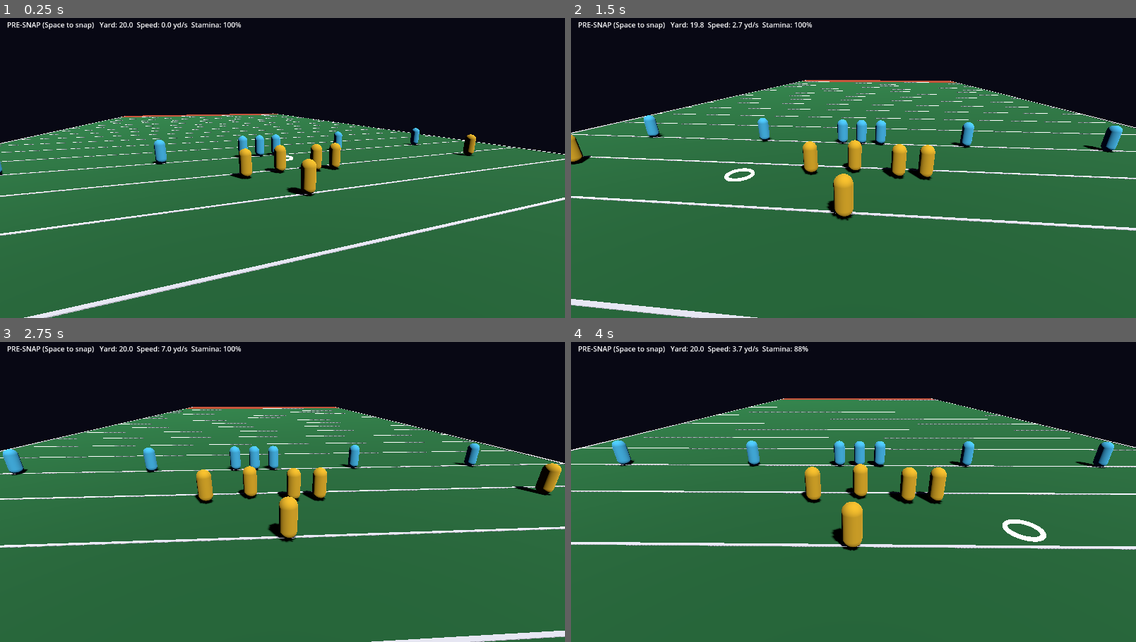
Above: before the commit, frames 1-4 (two rows, left to right).
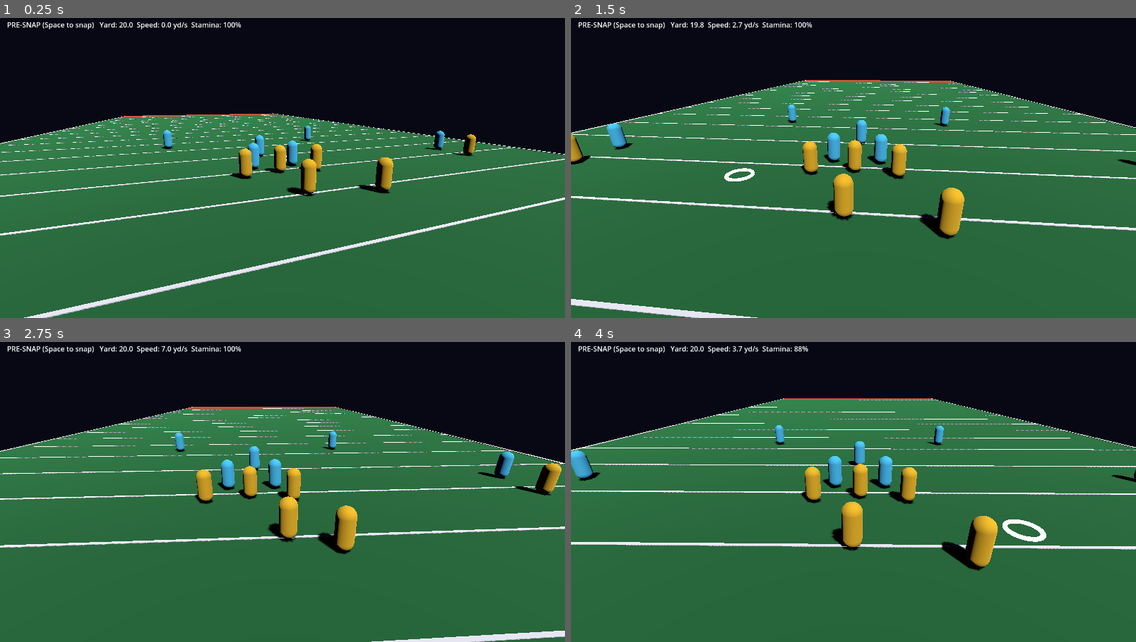
Above: after the commit, the same moments.

Repository: ZeratulAuditore/CraterBowl
Game: Godot game, scene res://scenes/main.tscn
Two runs of this game, one before a commit and one after it. Both use one fixed random seed, a clock stepped at 60 frames per second and the inputs below.
Inputs (mouse positions are in pixels of both pictures, inside the frame that each line leads up to):
- Up to frame 1 (0.25 s): no input
- Up to frame 2 (1.5 s): tap Enter at 0.5 s; move the mouse to (977, 144) at 0.52 s; hold D 0.53-1.28 s; tap R at 0.6, 1.35 s; click (977, 144) at 0.67 s; tap Space at 0.77 s; move the mouse to (740, 174) at 1.27 s; hold S from 1.28 s (still down)
- Up to frame 3 (2.75 s): tap Space at 1.52 s; move the mouse to (339, 414) at 2.02 s; release S at 2.03 s; hold D from 2.03 s (still down); tap J at 2.1 s; tap R at 2.3 s
- Up to frame 4 (4 s): move the mouse to (825, 546) at 2.77 s; release D at 2.78 s; hold W 2.78-3.53 s; tap E at 2.85 s; click (825, 546) at 2.92 s; tap Space at 3.02, 3.77 s; tap R at 3.05, 3.8 s; move the mouse to (1023, 531) at 3.52 s; hold A from 3.53 s (still down); hold Shift from 3.53 s (still down)

The runs differ from the first frame. In frame 1, 1.5% of the frame differs, in the area x 0-79%, y 35-59%; in frame 2, 2.9%; in frame 3, 2.7%; in frame 4, 3.5%, in the area x 0-100%, y 27-77%.

Commit message:
iter 006: A06 body collision + blocking, role formations, pass protection AI
Co-Authored-By: Claude Opus 5.5 <noreply@anthropic.com>

Diff:
--- a/src/sim/ai.gd
+++ b/src/sim/ai.gd
@@ -19,9 +19,13 @@
 		if human_ids.has(a.id):
 			continue
 		if a.team == world.offense_team:
-			if offense_enabled and (a.role == Athlete.Role.WR or a.role == Athlete.Role.RB) and not world.ball.is_held_by(a.id):
-				out[a.id] = {"dir": Vector2(0, 1), "sprint": false}
-		elif defense_enabled and c != null and (caught or world.play_time >= T.AI_RUSH_DELAY):
+			if not offense_enabled or world.ball.is_held_by(a.id):
+				continue
+			if a.role == Athlete.Role.WR or a.role == Athlete.Role.RB:
+				out[a.id] = {"dir": _avoid(world, a, Vector2(0, 1)), "sprint": false}
+			elif (a.role == Athlete.Role.OL or a.role == Athlete.Role.C) and c != null:
+				out[a.id] = _protect(world, a, c)
+		elif defense_enabled and c != null and (caught or a.role == Athlete.Role.DL or world.play_time >= T.AI_RUSH_DELAY):
 			var to: Vector2 = c.position - a.position
 			# lead the carrier a little
 			to += c.velocity * clampf(to.length() / T.SPRINT_SPEED, 0.0, 0.6)
@@ -30,3 +34,38 @@
 				a.facing = (c.position - a.position).normalized()
 				world.tackle(a.id)
 	return out
+
+## Steer around an opponent standing directly in the running lane.
+func _avoid(world, a, dir: Vector2) -> Vector2:
+	for o in world.athletes:
+		if o.team == a.team or o.is_grounded():
+			continue
+		var rel: Vector2 = o.position - a.position
+		var ahead := rel.dot(dir)
+		var side := rel.dot(Vector2(dir.y, -dir.x))
+		if ahead > 0.0 and ahead < 2.5 and absf(side) < 1.2:
+			var away := -signf(side) if absf(side) > 0.05 else (1.0 if a.position.x < world.field.width / 2.0 else -1.0)
+			return (dir + Vector2(dir.y, -dir.x) * away * 1.2).normalized()
+	return dir
+
+## Pass protection: get between the nearest free rusher and the carrier, face him.
+func _protect(world, a, carrier) -> Dictionary:
+	if a.engaged_with >= 0:
+		var held = world.get_athlete(a.engaged_with)
+		return {"dir": (held.position - a.position).normalized(), "sprint": false}
+	var best = null
+	var best_d := INF
+	for d in world.athletes:
+		if d.team == world.offense_team or d.is_grounded():
+			continue
+		var dist: float = d.position.distance_to(a.position)
+		if dist < best_d and dist < 8.0:
+			best_d = dist
+			best = d
+	if best == null:
+		return {"dir": Vector2.ZERO, "sprint": false}
+	var spot: Vector2 = best.position + (carrier.position - best.position).normalized() * 0.9
+	var to: Vector2 = spot - a.position
+	if to.length() < 0.2:
+		to = best.position - a.position  # in position: face the rusher
+	return {"dir": to.normalized(), "sprint": false}
--- a/src/sim/athlete.gd
+++ b/src/sim/athlete.gd
@@ -8,12 +8,17 @@
 var role: Role = Role.WR
 var dive_t := 0.0
 var recover_t := 0.0
+var home_x := 0.0          # formation x (spawn x); restored every setup_formation
+var engaged_with := -1   # id of blocker (on defender) or defender (on blocker)
+var engage_t := 0.0
+var immune_t := 0.0
 
 func _init(p_id: int = 0, p_team: int = 0, p_role: Role = Role.WR, start: Vector2 = Vector2.ZERO, f = null) -> void:
 	super(start, f)
 	id = p_id
 	team = p_team
 	role = p_role
+	home_x = start.x
 
 func is_diving() -> bool:
 	return dive_t > 0.0
@@ -33,6 +38,9 @@
 func reset_state() -> void:
 	dive_t = 0.0
 	recover_t = 0.0
+	engaged_with = -1
+	engage_t = 0.0
+	immune_t = 0.0
 	velocity = Vector2.ZERO
 
 func step(input: Vector2, wants_sprint: bool, dt: float) -> void:
--- a/src/sim/tuning.gd
+++ b/src/sim/tuning.gd
@@ -46,3 +46,12 @@
 # Placeholder AI
 const AI_RUSH_DELAY := 2.5
 const AI_DIVE_RANGE := 2.0
+
+# Bodies + blocking
+const BODY_RADIUS := 0.45
+const ENGAGE_DIST := 1.0
+const ENGAGE_FACING_DOT := 0.3
+const BLOCK_DRIVE := 0.7       # fraction of defender displacement taken from blocker
+const BLOCK_HOLD := 1.5
+const BLOCK_IMMUNITY := 0.75
+const BLOCKER_BEATEN := 1.5   # after a shed, the blocker cannot re-engage for this long
--- a/src/sim/world.gd
+++ b/src/sim/world.gd
@@ -41,24 +41,30 @@
 			return a
 	return null
 
-## Offense attacks +y. Places the C on the LOS and the QB 5 yd behind. Other
-## athletes keep their x and are set on their side of the line.
+## Depth from the LOS per role (offense behind, defense ahead).
+const FORMATION_DEPTH := {
+	Athlete.Role.C: 0.5, Athlete.Role.OL: 1.0, Athlete.Role.WR: 1.0, Athlete.Role.QB: 5.0,
+	Athlete.Role.RB: 6.0, Athlete.Role.DL: 1.0, Athlete.Role.LB: 5.0, Athlete.Role.CB: 2.0,
+	Athlete.Role.S: 12.0,
+}
+
+## Offense attacks +y. Everyone returns to their home x at role depth; the C
+## lines up at the field center with the ball.
 func setup_formation(los: float) -> void:
 	los_y = los
+	play_time = 0.0
 	var cx := field.width / 2.0
+	for a in athletes:
+		a.reset_state()
+		var depth: float = FORMATION_DEPTH.get(a.role, 1.0)
+		var y := los - depth if a.team == offense_team else los + depth
+		a.position = Vector2(a.home_x, y)
 	var c := find_role(offense_team, Athlete.Role.C)
 	var qb := find_role(offense_team, Athlete.Role.QB)
-	play_time = 0.0
-	for a in athletes:
-		a.reset_state()
-		if a.team == offense_team:
-			a.position.y = los - 1.0
-		else:
-			a.position.y = los + 5.0
 	if c:
-		c.position = Vector2(cx, los - 0.5)
+		c.position.x = cx
 	if qb:
-		qb.position = Vector2(cx, los - 5.0)
+		qb.position.x = cx
 	if c:
 		ball.hold(c.id)
 	forward_pass_thrown = false
@@ -115,16 +121,93 @@
 func step(inputs: Dictionary, dt: float) -> void:
 	if phase == Phase.LIVE:
 		play_time += dt
-	for a in athletes:
+	var prev: Array = []
+	for a in athletes:
+		prev.append(a.position)
 		var inp: Dictionary = inputs.get(a.id, {})
 		a.step(inp.get("dir", Vector2.ZERO), inp.get("sprint", false), dt)
-		if phase == Phase.PRESNAP:
+	if phase == Phase.LIVE:
+		_step_blocks(prev, dt)
+	_resolve_collisions()
+	if phase == Phase.PRESNAP:
+		for a in athletes:
 			_enforce_neutral_zone(a)
 	_step_snap(dt)
 	_step_flight(dt)
 	_sync_ball()
 	if phase == Phase.LIVE:
 		_check_tackles()
+
+## Linemen block any time; skill players only block downfield (after a catch
+## or once the carrier is past the LOS), so receivers run routes instead.
+func _can_block(a: Athlete) -> bool:
+	if a.team != offense_team or ball.is_held_by(a.id) or not a.can_act() or a.engaged_with >= 0 or a.immune_t > 0.0:
+		return false
+	if a.role == Athlete.Role.OL or a.role == Athlete.Role.C:
+		return true
+	var c := carrier()
+	return c != null and (c.role != Athlete.Role.QB or c.position.y > los_y)
+
+func _can_be_blocked(d: Athlete) -> bool:
+	return d.team != offense_team and not d.is_grounded() and d.engaged_with < 0 and d.immune_t <= 0.0
+
+func _step_blocks(prev: Array, dt: float) -> void:
+	for a in athletes:
+		a.immune_t = maxf(0.0, a.immune_t - dt)
+	# Form new engagements
+	for b in athletes:
+		if not _can_block(b):
+			continue
+		for d in athletes:
+			if not _can_be_blocked(d):
+				continue
+			var to: Vector2 = d.position - b.position
+			if to.length() <= T.ENGAGE_DIST and b.facing.dot(to.normalized()) >= T.ENGAGE_FACING_DOT:
+				b.engaged_with = d.id
+				d.engaged_with = b.id
+				b.engage_t = 0.0
+				d.engage_t = 0.0
+				event.emit("block", {"blocker": b.id, "defender": d.id})
+				break
+	# Apply engagements: defender displacement driven by blocker
+	for d in athletes:
+		if d.team == offense_team or d.engaged_with < 0:
+			continue
+		var b := get_athlete(d.engaged_with)
+		d.engage_t += dt
+		if d.engage_t >= T.BLOCK_HOLD or b == null or not b.can_act() or ball.is_held_by(b.id):
+			_release_block(d, b)
+			continue
+		var d_delta: Vector2 = d.position - prev[d.id]
+		var b_delta: Vector2 = b.position - prev[b.id]
+		d.position = field.clamp_playable(prev[d.id] + d_delta.lerp(b_delta, T.BLOCK_DRIVE))
+		d.velocity = d.velocity.lerp(b.velocity, T.BLOCK_DRIVE)
+
+func _release_block(d: Athlete, b: Athlete) -> void:
+	d.engaged_with = -1
+	d.immune_t = T.BLOCK_IMMUNITY
+	if b:
+		b.engaged_with = -1
+		b.immune_t = T.BLOCKER_BEATEN
+	event.emit("shed", {"defender": d.id})
+
+func _resolve_collisions() -> void:
+	var min_d := T.BODY_RADIUS * 2.0
+	for i in athletes.size():
+		var a: Athlete = athletes[i]
+		if a.is_grounded():
+			continue
+		for j in range(i + 1, athletes.size()):
+			var o: Athlete = athletes[j]
+			if o.is_grounded():
+				continue
+			var delta: Vector2 = o.position - a.position
+			var d := delta.length()
+			if d < min_d:
+				var n := delta / d if d > 0.0001 else Vector2(1, 0)
+				var push := (min_d - d) * 0.5
+				a.position -= n * push
+				o.position += n * push
 
 func _check_tackles() -> void:
 	var c := carrier()
--- a/tests/test_ball_snap.gd
+++ b/tests/test_ball_snap.gd
@@ -67,3 +67,13 @@
 	w.snap()
 	_run(w, {wr.id: {"dir": Vector2(0, 1)}}, 2.0)
 	assert_true(wr.position.y > 26.0, "WR runs past LOS after snap")
+
+func test_formation_restores_home_x() -> void:
+	var w := _world()
+	var wr := w.find_role(0, Athlete.Role.WR)
+	var home := wr.home_x
+	w.snap()
+	_run(w, {wr.id: {"dir": Vector2(1, 1)}}, 2.0)
+	w.setup_formation(30.0)
+	assert_near(wr.position.x, home, 0.001, "WR back at home x")
+	assert_near(wr.position.y, 29.0, 0.001, "WR at role depth")
--- /dev/null
+++ b/tests/test_blocking.gd
@@ -0,0 +1,126 @@
+extends "res://tests/test_case.gd"
+
+const World := preload("res://src/sim/world.gd")
+const Athlete := preload("res://src/sim/athlete.gd")
+const AI := preload("res://src/sim/ai.gd")
+const T := preload("res://src/sim/tuning.gd")
+const DT := 1.0 / 60.0
+
+var events: Array = []
+
+func _setup(extra: Array) -> World:
+	events.clear()
+	var w := World.new()
+	w.add_athlete(0, Athlete.Role.C, Vector2(26, 20))
+	w.add_athlete(0, Athlete.Role.QB, Vector2(26, 15))
+	for e in extra:
+		w.add_athlete(e[0], e[1], e[2])
+	w.setup_formation(25.0)
+	for i in extra.size():
+		w.athletes[2 + i].position = extra[i][2]
+	w.event.connect(func(n, d): events.append(n))
+	w.snap()
+	return w
+
+func _run(w, inputs: Dictionary, seconds: float) -> void:
+	for i in int(round(seconds / DT)):
+		w.step(inputs, DT)
+
+func test_bodies_separate() -> void:
+	var w := _setup([[0, Athlete.Role.WR, Vector2(10, 30)], [1, Athlete.Role.CB, Vector2(10.2, 30)]])
+	_run(w, {}, 0.1)
+	assert_true(w.athletes[2].position.distance_to(w.athletes[3].position) >= 0.9 - 0.001, "separated")
+
+func test_grounded_ignored() -> void:
+	var w := _setup([[0, Athlete.Role.WR, Vector2(10, 30)], [1, Athlete.Role.CB, Vector2(10.2, 30)]])
+	w.athletes[3].recover_t = 1.0
+	_run(w, {}, 0.1)
+	assert_true(w.athletes[2].position.distance_to(w.athletes[3].position) < 0.5, "no collision while grounded")
+
+func test_ol_engages_and_slows_dl() -> void:
+	# Free DL baseline
+	var w1 := _setup([[1, Athlete.Role.DL, Vector2(40, 26)]])
+	var free_dl: Athlete = w1.athletes[2]
+	var y0 := free_dl.position.y
+	_run(w1, {free_dl.id: {"dir": Vector2(0, -1), "sprint": true}}, 1.0)
+	var free_gain := y0 - free_dl.position.y
+	# Blocked DL
+	var w2 := _setup([[0, Athlete.Role.OL, Vector2(40, 24.6)], [1, Athlete.Role.DL, Vector2(40, 25.5)]])
+	var ol: Athlete = w2.athletes[2]
+	var dl: Athlete = w2.athletes[3]
+	ol.facing = Vector2(0, 1)
+	var y1 := dl.position.y
+	_run(w2, {dl.id: {"dir": Vector2(0, -1), "sprint": true}}, 1.0)
+	assert_true(events.has("block"), "engaged")
+	var blocked_gain := y1 - dl.position.y
+	assert_true(blocked_gain < free_gain * 0.5, "blocked gain %f << free %f" % [blocked_gain, free_gain])
+
+func test_block_sheds_then_immunity() -> void:
+	var w := _setup([[0, Athlete.Role.OL, Vector2(40, 24.6)], [1, Athlete.Role.DL, Vector2(40, 25.5)]])
+	var ol: Athlete = w.athletes[2]
+	var dl: Athlete = w.athletes[3]
+	ol.facing = Vector2(0, 1)
+	_run(w, {}, 0.05)
+	assert_eq(dl.engaged_with, ol.id, "engaged")
+	_run(w, {}, T.BLOCK_HOLD)
+	assert_true(events.has("shed"), "shed after hold")
+	assert_true(dl.engaged_with < 0 or dl.engage_t < 0.2, "released")
+	assert_true(dl.immune_t > 0.0 or dl.engaged_with < 0, "immune window")
+	_run(w, {}, 0.05)
+	assert_eq(dl.engaged_with, -1, "no instant re-engage")
+
+func test_carrier_cannot_block() -> void:
+	var w := _setup([[1, Athlete.Role.DL, Vector2(26, 20.8)]])
+	_run(w, {}, 0.5)  # QB has ball at y=20, DL right in front
+	var qb := w.find_role(0, Athlete.Role.QB)
+	qb.facing = Vector2(0, 1)
+	_run(w, {}, 0.1)
+	assert_true(qb.engaged_with < 0, "carrier never engages")
+
+func _time_to_sack(protect: bool) -> float:
+	var extra := [[1, Athlete.Role.DL, Vector2(24.5, 25.5)], [1, Athlete.Role.DL, Vector2(27.5, 25.5)]]
+	if protect:
+		extra += [[0, Athlete.Role.OL, Vector2(23.5, 24.5)], [0, Athlete.Role.OL, Vector2(28.5, 24.5)]]
+	var w := _setup(extra)
+	if not protect:
+		w.athletes.erase(w.find_role(0, Athlete.Role.C))  # no C either
+		for i in w.athletes.size(): w.athletes[i].id = i
+		w.ball.hold(w.find_role(0, Athlete.Role.QB).id)
+	var ai := AI.new()
+	var t := 0.0
+	var qb := w.find_role(0, Athlete.Role.QB)
+	while t < 10.0:
+		w.step(ai.think(w, [qb.id]), DT)
+		t += DT
+		if events.has("tackle"):
+			return t
+	return t
+
+func test_protection_delays_sack() -> void:
+	var unprotected := _time_to_sack(false)
+	var protected := _time_to_sack(true)
+	assert_true(protected > unprotected + 0.75, "protected %f vs unprotected %f" % [protected, unprotected])
+
+func test_beaten_blocker_cooldown() -> void:
+	var w := _setup([[0, Athlete.Role.OL, Vector2(40, 24.6)], [1, Athlete.Role.DL, Vector2(40, 25.5)]])
+	var ol: Athlete = w.athletes[2]
+	ol.facing = Vector2(0, 1)
+	_run(w, {}, T.BLOCK_HOLD + 0.1)
+	assert_true(events.has("shed"), "shed")
+	_run(w, {}, T.BLOCK_IMMUNITY + 0.1)  # defender immunity over, blocker still beaten
+	assert_eq(ol.engaged_with, -1, "beaten blocker can't immediately re-engage")
+
+func test_receivers_dont_block_during_pass_play() -> void:
+	var w := _setup([[0, Athlete.Role.WR, Vector2(10, 24)], [1, Athlete.Role.CB, Vector2(10, 25.5)]])
+	var wr: Athlete = w.athletes[2]
+	_run(w, {wr.id: {"dir": Vector2(0, 1)}}, 0.6)  # QB holds ball behind LOS
+	assert_eq(wr.engaged_with, -1, "WR on route doesn't engage")
+
+func test_ai_route_runner_avoids_defender_in_lane() -> void:
+	var w := _setup([[0, Athlete.Role.WR, Vector2(10, 24)], [1, Athlete.Role.CB, Vector2(10, 27)]])
+	var ai := AI.new()
+	ai.defense_enabled = false
+	var wr: Athlete = w.athletes[2]
+	for i in 120:
+		w.step(ai.think(w, [w.find_role(0, Athlete.Role.QB).id]), DT)
+	assert_true(wr.position.y > 32.0, "WR got past the CB (y=%f)" % wr.position.y)
--- a/tests/test_tackling.gd
+++ b/tests/test_tackling.gd
@@ -7,6 +7,7 @@
 const DT := 1.0 / 60.0
 
 var events: Array = []
+var carrier_at_whistle := Vector2.INF
 
 ## C, QB (holds ball after snap), plus extras placed at given positions after formation.
 func _setup(extra: Array) -> World:
@@ -19,7 +20,10 @@
 	w.setup_formation(25.0)
 	for i in extra.size():
 		w.athletes[2 + i].position = extra[i][2]
-	w.event.connect(func(n, d): events.append(n))
+	var qb: Athlete = w.find_role(0, Athlete.Role.QB)  # capture athlete, not world (avoids ref cycle)
+	w.event.connect(func(n, d):
+		events.append(n)
+		if n == "tackle" and d["carrier"] == qb.id: carrier_at_whistle = qb.position)
 	w.snap()
 	_run(w, {}, 0.5)
 	return w
@@ -39,7 +43,7 @@
 	_run(w, {}, 0.4)
 	assert_true(events.has("tackle"), "tackle: %s" % str(events))
 	assert_eq(w.phase, World.Phase.DEAD, "dead")
-	assert_true(w.dead_ball_spot.distance_to(_qb(w).position) < 0.01, "spot at carrier")
+	assert_true(w.dead_ball_spot.distance_to(carrier_at_whistle) < 0.01, "spot at carrier when whistled")
 
 func test_missed_dive_grounds_defender() -> void:
 	var w := _setup([[1, Athlete.Role.LB, Vector2(40, 22)]])
Not shown, changed: FEATURES.md
Not shown, changed: ITERATIONS.md
Not shown, added: docs/iterations/006-blocking.md
Not shown, changed: scripts/test.sh
